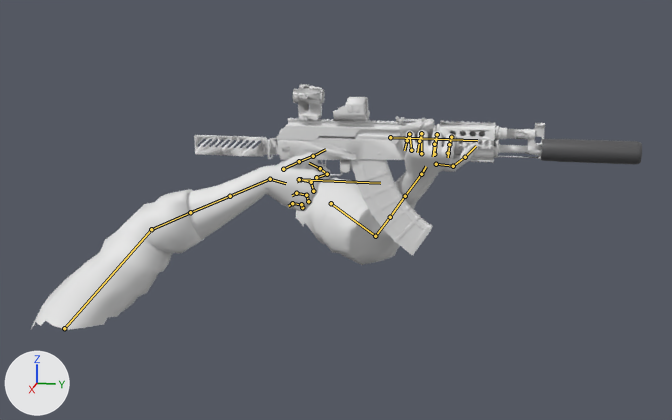
What one commit did to the glTF model client/public/models/viewmodel_rifle.glb.
Camera for both pictures: a camera (50 mm lens) standing at (1.834, 0.445, 0.398) and looking at (-0.116, 0.055, -0.089). The axes (+X, +Y, +Z) are drawn at lower left. The lights are the same throughout. The first picture is the older version. Both versions are drawn at frame 0 of the action 'rifle_idle'; the numbers are the values there. The bones that change, and the others that lie on the model, are drawn over the model as lines.

In view in the first picture: 'vm_rifle'.
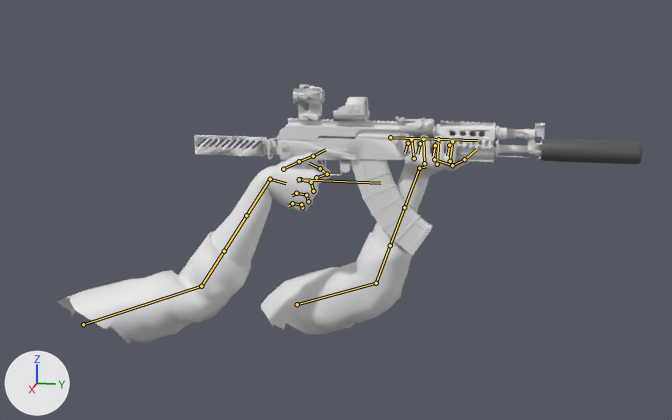
Where the change shows, as pixel boxes [x1, y1, x2, y2] in the pictures (672 x 420 px):
'vm_rifle', posed
    before: [31, 84, 642, 330]
    after: [57, 84, 642, 344]
bone 'UpperArm.L', root to tip
    before: (331, 203) to (375, 236)
    after: (297, 304) to (376, 283)
bone 'LowerArm.L', root to tip
    before: (375, 236) to (390, 217)
    after: (376, 283) to (390, 245)
bone 'Wrist.L', root to tip
    before: (421, 174) to (426, 166)
    after: (419, 168) to (426, 166)
bone 'UpperArm.R', root to tip
    before: (64, 328) to (151, 229)
    after: (83, 324) to (201, 286)
bone 'LowerArm.R', root to tip
    before: (151, 229) to (190, 212)
    after: (201, 286) to (224, 251)
bone 'ForeTwist1.R', root to tip
    before: (190, 212) to (230, 196)
    after: (224, 251) to (246, 215)
bone 'ForeTwist2.R', root to tip
    before: (230, 196) to (270, 179)
    after: (246, 215) to (270, 179)

The change, as a list of edits to the scene's bpy script:
```text
Change bone_upperarm_l:
    where bone_upperarm_l = bpy.data.objects['rig_rifle'].pose.bones['UpperArm.L']
    bone_upperarm_l.location: (1.401, 0.95, 0.019) -> (1.335, 1.235, 0.05)
    bone_upperarm_l.rotation_quaternion: (0.87, -0.318, 0.0, 0.378) -> (0.688, -0.548, 0.0, 0.476)  # degrees (-35, 14, 43) -> degrees (-62, 31, 50)
Change bone_lowerarm_l:
    where bone_lowerarm_l = bpy.data.objects['rig_rifle'].pose.bones['LowerArm.L']  # child of 'UpperArm.L'
    bone_lowerarm_l.rotation_quaternion: (0.837, -0.03, 0.107, 0.537) -> (0.8, -0.068, 0.1, 0.587)  # degrees (4, 12, 66) -> degrees (1, 14, 73)
Change bone_wrist_l:
    where bone_wrist_l = bpy.data.objects['rig_rifle'].pose.bones['Wrist.L']  # child of 'LowerArm.L'
    bone_wrist_l.rotation_quaternion: (0.417, 0.099, 0.903, -0.041) -> (0.436, 0.473, 0.723, -0.252)  # degrees (-1, 130, -13) -> degrees (-5, 120, -70)
Change bone_upperarm_r:
    where bone_upperarm_r = bpy.data.objects['rig_rifle'].pose.bones['UpperArm.R']
    bone_upperarm_r.location: (-1.276, 1.246, 0.471) -> (-1.237, 1.287, 0.454)
    bone_upperarm_r.rotation_quaternion: (0.523, -0.583, 0.0, -0.621) -> (0.618, -0.751, 0.0, -0.231)  # degrees (-62, -46, -71) -> degrees (-98, -20, -18)
Change bone_lowerarm_r:
    where bone_lowerarm_r = bpy.data.objects['rig_rifle'].pose.bones['LowerArm.R']  # child of 'UpperArm.R'
    bone_lowerarm_r.rotation_quaternion: (0.879, -0.431, 0.081, -0.186) -> (0.841, -0.012, 0.088, -0.533)  # degrees (-52, -1, -23) -> degrees (-7, 8, -65)
Change bone_foretwist1_r:
    where bone_foretwist1_r = bpy.data.objects['rig_rifle'].pose.bones['ForeTwist1.R']  # child of 'LowerArm.R'
    bone_foretwist1_r.rotation_quaternion: (0.934, 0.0, 0.358, 0.0) -> (0.914, 0.0, 0.405, 0.0)  # degrees (0, 42, 0) -> degrees (0, 48, 0)
Change bone_foretwist2_r:
    where bone_foretwist2_r = bpy.data.objects['rig_rifle'].pose.bones['ForeTwist2.R']  # child of 'LowerArm.R'
    bone_foretwist2_r.rotation_quaternion: (0.774, 0.0, 0.634, 0.0) -> (0.71, 0.0, 0.705, 0.0)  # degrees (0, 79, 0) -> degrees (0, 90, 0)
Change bone_wrist_r:
    where bone_wrist_r = bpy.data.objects['rig_rifle'].pose.bones['Wrist.R']  # child of 'LowerArm.R'
    bone_wrist_r.rotation_quaternion: (0.625, -0.303, 0.695, -0.185) -> (0.449, -0.58, 0.657, -0.171)  # degrees (-103, 49, -93) -> degrees (-126, 23, -85)
```
